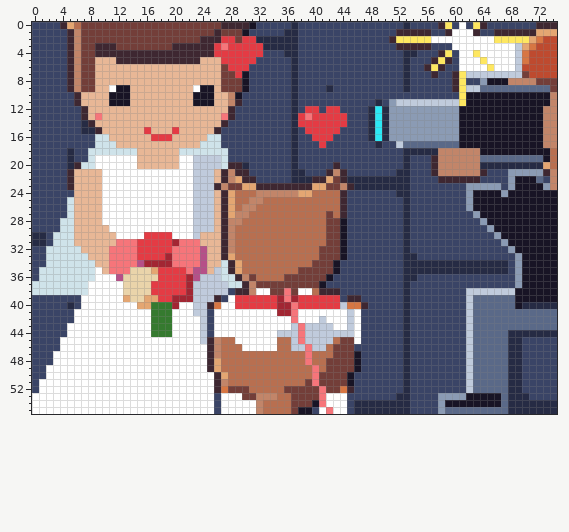
Pixel-art file -- art/cards/card-wedding-shoot-pose.aseprite. That is the earlier state.
75x56 pixels, 1 frame.
New version:
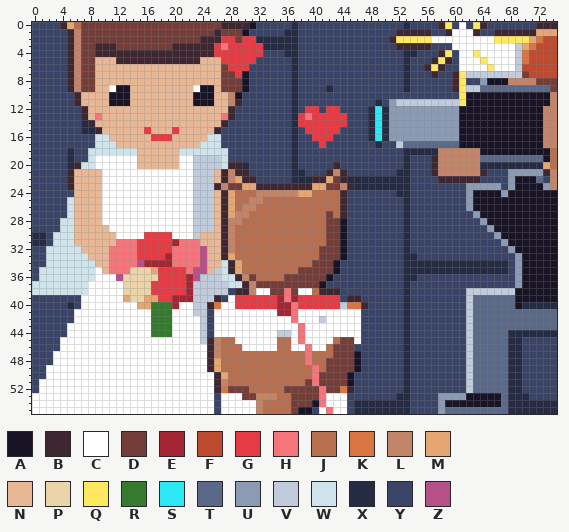
Palette (. is transparent): A #181425  B #3e2731  C #ffffff  D #733e39  E #a22633  F #be4a2f  G #e43b44  H #f6757a  J #b86f50  K #d77643  L #c28569  M #e4a672  N #e8b796  P #ead4aa  Q #fee761  R #357a2f  S #2ce8f5  T #5a6988  U #8b9bb4  V #c0cbdc  W #cfe3ea  X #262b44  Y #3a4466  Z #b55088
The exact change:
y 41..42: x 45 V -> C
y 43: x 37 V -> C; x 39..42 VVVV -> CCCC; x 45 V -> C
y 44: x 37 V -> C; x 39..45 VVVVVVV -> CCCCCCC
y 45: x 37 V -> C; x 39..42 VVVV -> CCCC
y 46: x 37..38 VV -> CC; x 40..41 VV -> CC
Boxes around the changes in both pictures, in picture pixels (x1, y1, x2, y2):
changed: (291, 309, 354, 351)
